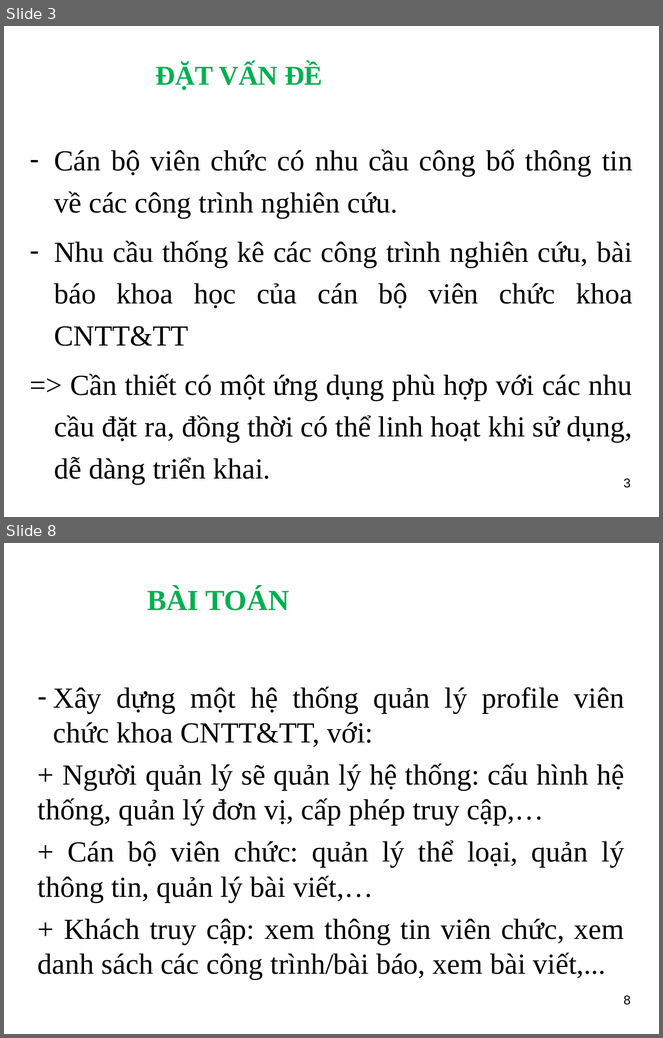
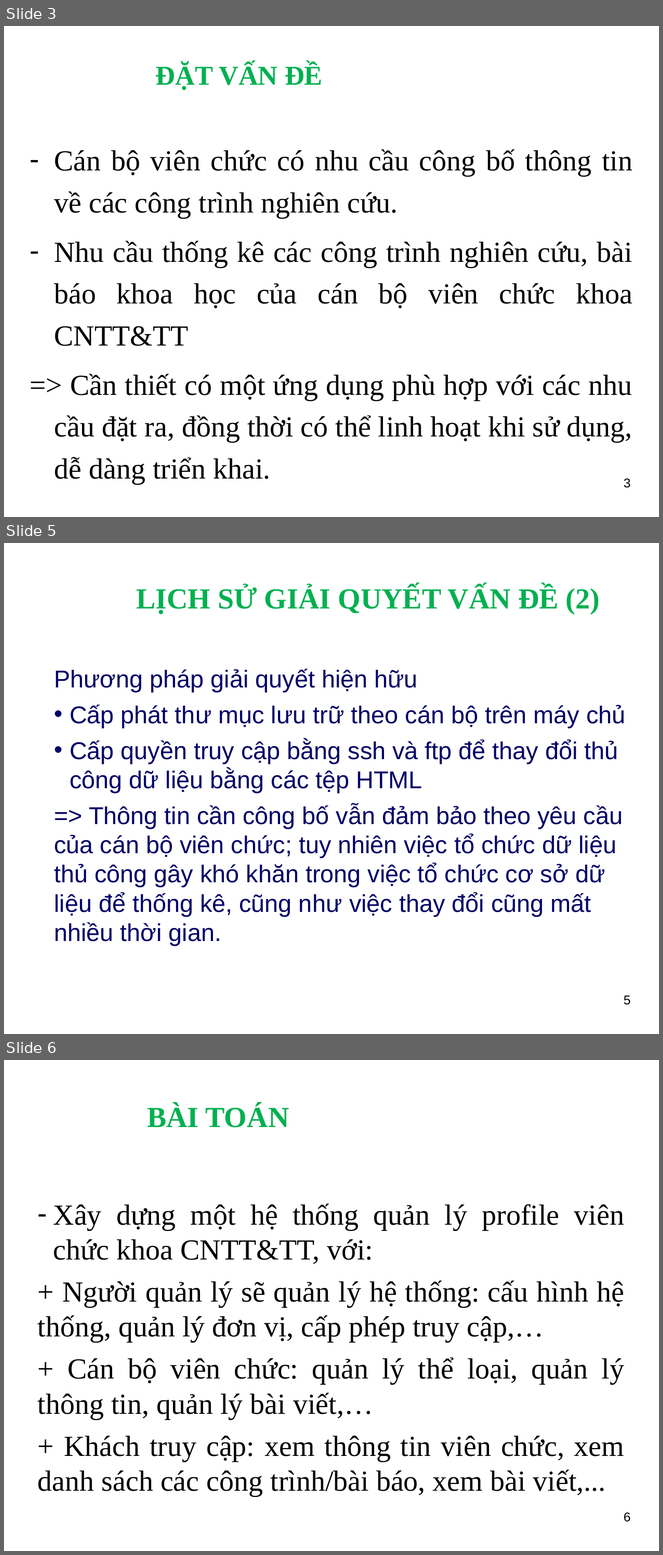
Before and after one commit to ngthuc/graduation-thesis, a slide deck: DOCUMENTS/documentations/Slide_HethongQuanlyProfileVienchucKhoaCNTT-TT_LeNguyenThucB1400731.ppt. Shown one above the other, each under a label of ours: slides 3 and 8 before the commit, slides 3, 5 and 6 after it; the slides between them are not shown. The pictures are 663x1038 and 663x1555 pixels, drawn with LibreOffice and Linux fonts; fonts in the diff are those of the drawing; background and template pictures are left out. Boxes give left, top, right and bottom in pixels: in the first picture for what was removed or moved away, otherwise in the second. Text is boxed around its words. In the diff, an @@ line names an element or a change of style, - is before the commit and + after.

```diff
--- a/DOCUMENTS/documentations/Slide_HethongQuanlyProfileVienchucKhoaCNTT-TT_LeNguyenThucB1400731.ppt
+++ b/DOCUMENTS/documentations/Slide_HethongQuanlyProfileVienchucKhoaCNTT-TT_LeNguyenThucB1400731.ppt
@@ slide 5 added at (x1=4, y1=543, x2=659, y2=1034), background picture (left out) @@
@@ title added at (x1=136, y1=586, x2=600, y2=614), 32 pt, text #00B050, bold @@
+LỊCH SỬ GIẢI QUYẾT VẤN ĐỀ (2)
@@ text added at (x1=54, y1=669, x2=625, y2=946), 26.8 pt, text #000066 @@
+Phương pháp giải quyết hiện hữu
+• Cấp phát thư mục lưu trữ theo cán bộ trên máy chủ
+• Cấp quyền truy cập bằng ssh và ftp để thay đổi thủ công dữ liệu bằng các tệp HTML
+=> Thông tin cần công bố vẫn đảm bảo theo yêu cầu của cán bộ viên chức; tuy nhiên việc tổ chức dữ liệu thủ công gây khó khăn trong việc tổ chức cơ sở dữ liệu để thống kê, cũng như việc thay đổi cũng mất nhiều thời gian.
@@ page number added at (x1=624, y1=996, x2=631, y2=1005), 14 pt, text #000000 @@
+5
@@ what was slide 8 is now slide 6 @@
@@ page number at (x1=624, y1=1513, x2=631, y2=1522): text changed @@
-8
+6
```
Also in this commit, not shown: 2 slides changed, 2 other slides added, 6 slides removed, 3 other files.
